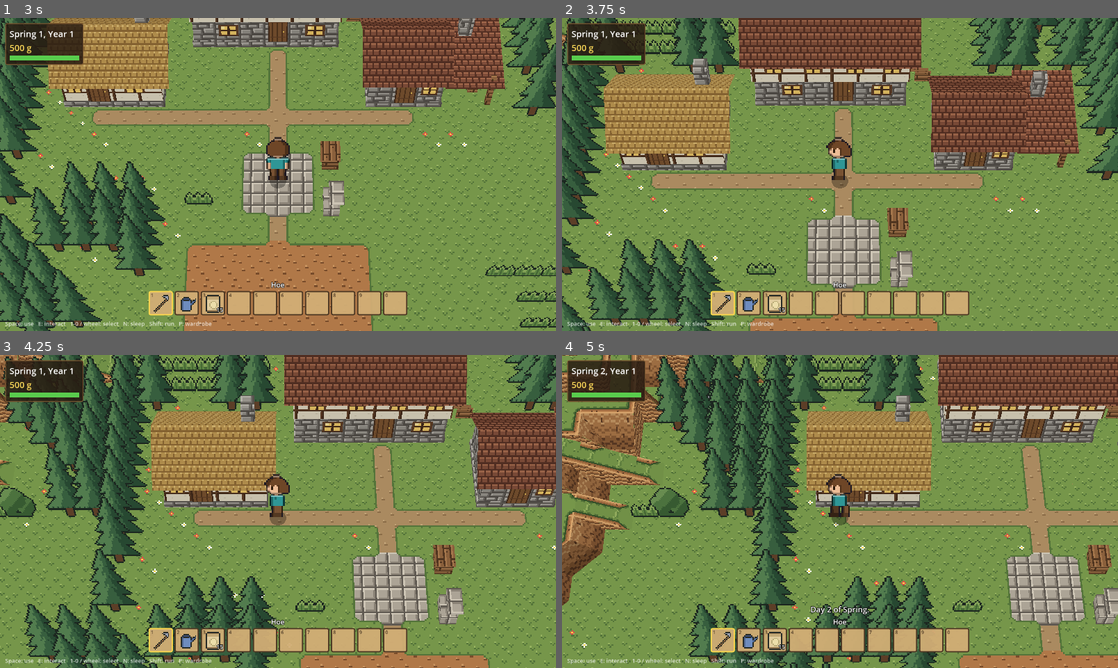
Above: before the commit, frames 1-4 (two rows, left to right).
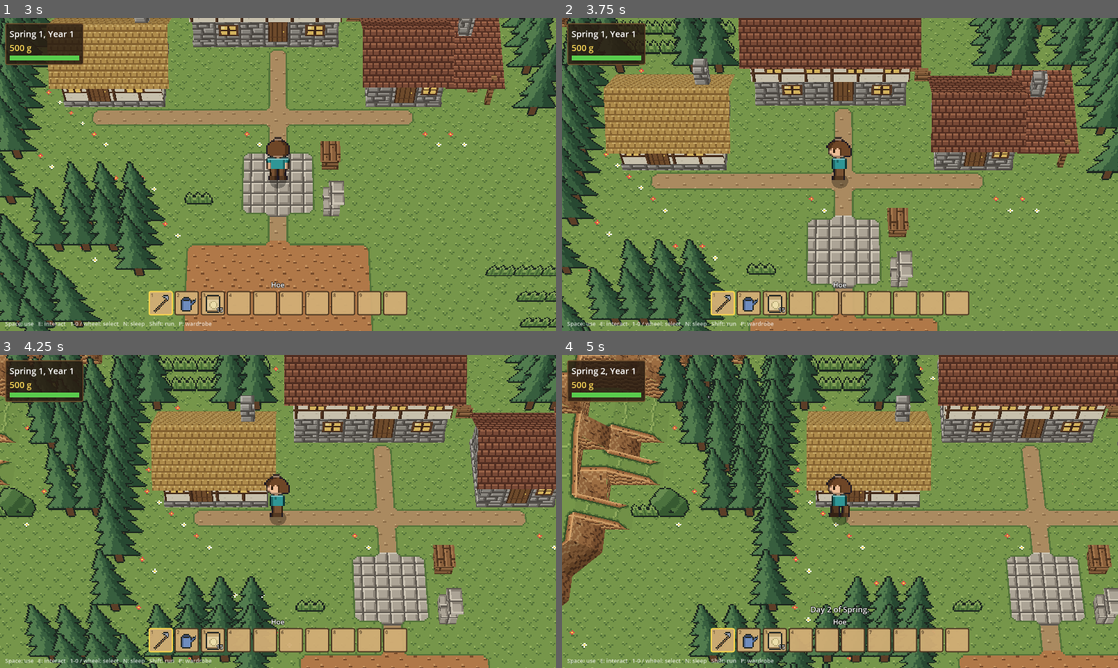
Above: after the commit, the same moments.

Repository: grimechristopher/procedural-game
Game: Godot game, scene res://scenes/main.tscn
Same seed, same stepped clock (60 frames per second), same inputs: the game is played once before the commit and once after it.
Inputs (mouse positions are in pixels of both pictures, inside the frame that each line leads up to):
- Up to frame 1 (3 s): tap Enter (ui_accept) at 0.5, 0.77, 1.52 s; move the mouse to (400, 158) at 0.52 s; hold D (move_right) 0.53-1.28 s; hold Mouse wheel down (hotbar_next) 0.53-1.28 s; click (400, 158) at 0.67 s; move the mouse to (166, 190) at 1.27 s; hold S (move_down) 1.28-2.03 s; tap Mouse wheel up (hotbar_prev) at 1.35 s; move the mouse to (333, 105) at 2.02 s; hold D (move_right) 2.03-2.78 s; hold E (interact) 2.03-2.78 s; move the mouse to (250, 237) at 2.77 s; hold W (move_up) from 2.78 s (still down); tap R (regenerate) at 2.85 s; click (250, 237) at 2.92 s
- Up to frame 2 (3.75 s): tap Enter (ui_accept) at 3.02 s; move the mouse to (1006, 221) at 3.52 s; release W (move_up) at 3.53 s; hold A (move_left) from 3.53 s (still down); hold Shift (run) from 3.53 s (still down)
- Up to frame 3 (4.25 s): keep holding A (move_left); keep holding Shift (run); tap Enter (ui_accept) at 3.77 s
- Up to frame 4 (5 s): keep holding A (move_left); move the mouse to (673, 464) at 4.27 s; release Shift (run) at 4.28 s; tap N (sleep) at 4.35 s; tap Enter (ui_accept) at 4.52 s

Frame 1 is identical in both runs. In frame 2, less than 0.1% of the frame differs, in the area x 0-7%, y 0-9%; in frame 3, 0.8%; in frame 4, 3.9%, in the area x 0-42%, y 0-47%.

Commit message:
Every one-block step slopes; taller walls mostly vertical
As in HGSS's routes: a step a block high is always a 45-degree bank where
there's room in front, and walls two or more blocks tall stand vertical,
with the wall-style noise leaning some into staircases of banks.

Co-Authored-By: Claude Opus 5.5 <noreply@anthropic.com>
Claude-Session: https://claude.ai/code/session_01QBAyNdiLYtBbpQzeaWaTYf

Diff:
--- a/scripts/world.gd
+++ b/scripts/world.gd
@@ -164,9 +164,10 @@
 ## How far either side of a cell its slope is measured, so patches of
 ## cliffs come out whole rather than speckled.
 const STEEP_REACH := 2
-## Terrain.wall_lean above which full cliffs slope on every side, and above
-## which they slope on their east and west sides (which, standing vertical,
-## the camera sees edge on). Terraces a block at a time always slope.
+## Terrain.wall_lean above which walls taller than a block slope (as
+## staircases of banks) on every side, and above which they slope on their
+## east and west sides (which, standing vertical, the camera sees edge on).
+## Steps a block high always slope.
 const SLOPE_ALL := 0.15
 const SLOPE_SIDES := -0.2
 ## Highest ground, in blocks.
@@ -349,12 +350,6 @@
 	return _max_drop[cell.y * map_size.x + cell.x] > 1
 
 
-## Whether a cell's full cliffs step back one at a time, as HGSS-style
-## banks, rather than stacking into vertical walls.
-func has_banks_at(cell: Vector2i) -> bool:
-	return _max_drop[cell.y * map_size.x + cell.x] == 2
-
-
 ## Lowers cells until none drops further to a side neighbour than its
 ## cliffs allow: a step on gentle ground, its stack of whole blocks on
 ## cliffy ground (which stays in whole blocks).
@@ -443,8 +438,8 @@
 				_place_banks(Vector2i(x, z), heights)
 
 
-## Picks which full cliffs slope (see SLOPE_ALL) and builds the taller
-## ones into slopes: a staircase of one-block banks, one cell per block,
+## Picks which full cliffs slope (every step a block high; taller walls
+## where SLOPE_ALL says) and builds the taller ones into slopes: a staircase of one-block banks, one cell per block,
 ## stepping out over the ground in front where there's room for all of it
 ## (so the slope runs on at 45 degrees), its outside corners wrapping round.
 ## Where there isn't room the wall stays vertical.
@@ -457,12 +452,20 @@
 	for z in map_size.y:
 		for x in map_size.x:
 			var cell := Vector2i(x, z)
-			if heights[z * map_size.x + x] < 2 or not is_cliffy_at(cell) \
-					or Vector2(cell).distance_to(Vector2(spawn_cell)) < settled:
+			var h := heights[z * map_size.x + x]
+			if h < 2 or Vector2(cell).distance_to(Vector2(spawn_cell)) < settled:
 				continue
 			var lean := terrain.wall_lean(x, z)
 			for b in ORTHOGONAL.size():
-				if has_banks_at(cell) or lean > SLOPE_ALL or (ORTHOGONAL[b].x != 0 and lean > SLOPE_SIDES):
+				var d := ORTHOGONAL[b]
+				var hn := _height_at(heights, cell + d)
+				if hn < 0:
+					continue  # into water (or off the map): vertical
+				var drop := h - hn
+				# Rule: a step a block high always slopes, HGSS style; taller
+				# walls stand vertical unless the wall-style noise leans them.
+				if drop == 2 or (drop > 2 and drop % 2 == 0 and is_cliffy_at(cell) \
+						and (lean > SLOPE_ALL or (d.x != 0 and lean > SLOPE_SIDES))):
 					_slope_sides[z * map_size.x + x] |= 1 << b
 	# Grow the staircases a step at a time.
 	for step in 8:
Not shown, changed: documentation/art/README.md
Not shown, changed: documentation/terrain/README.md
